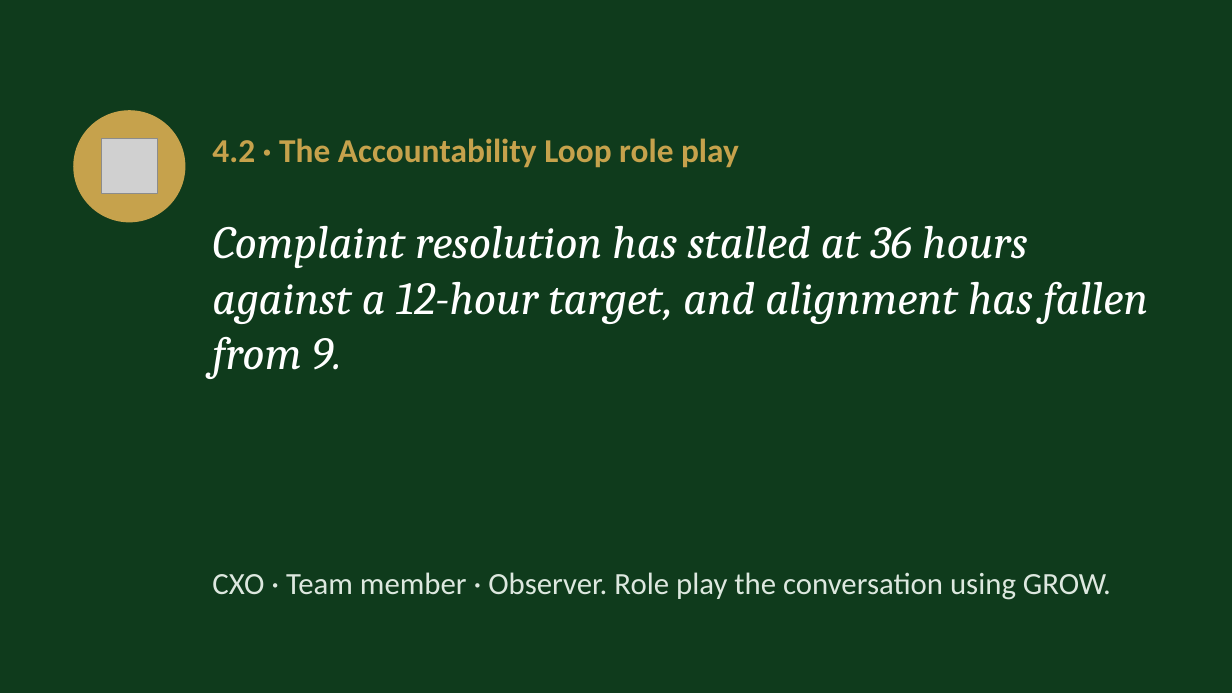
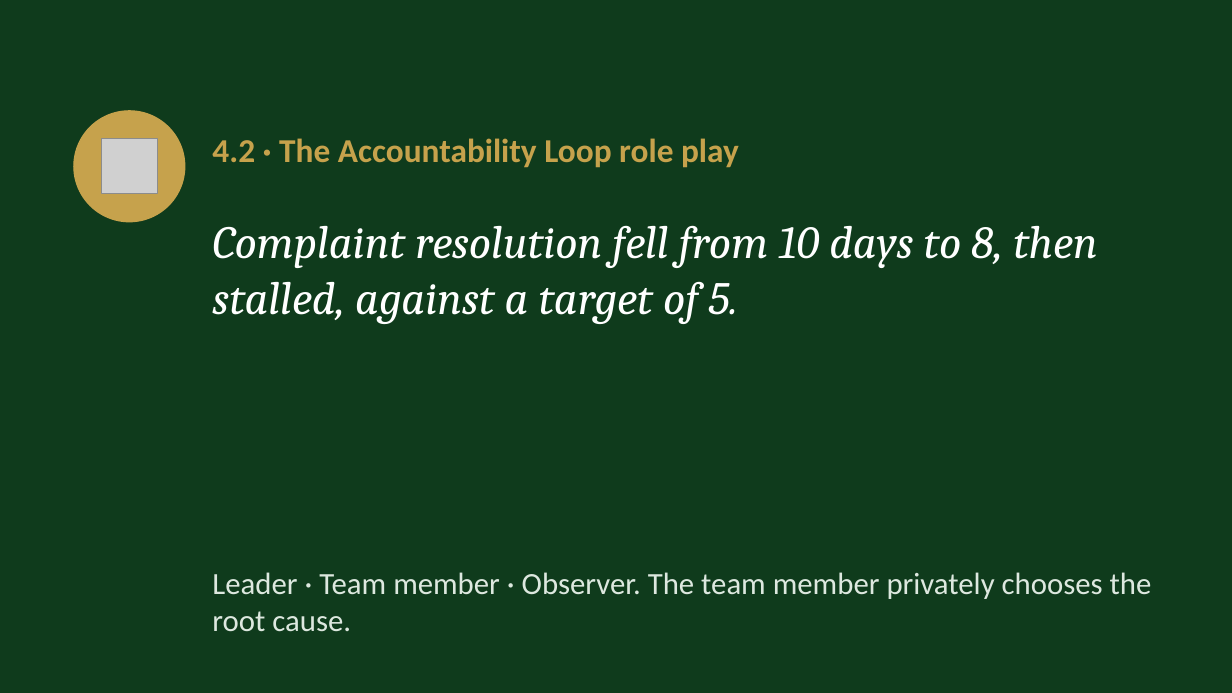
Before and after one commit to IBSL26/ibsl-platform, a slide deck: slide 19 of Unit decks/Unit 08 - Performance Measurement.pptx. Drawn at 1232x693 pixels with LibreOffice and Linux fonts; fonts in the diff are those of the drawing; grey boxes stand for pictures. Boxes give left, top, right and bottom in pixels: in the first picture for what was removed or moved away, otherwise in the second. Text is boxed around its words. In the diff, an @@ line names an element or a change of style, - is before the commit and + after.

```diff
--- a/Unit decks/Unit 08 - Performance Measurement.pptx
+++ b/Unit decks/Unit 08 - Performance Measurement.pptx
@@ text at [212,225,1097,324]: text changed @@
-Complaint resolution has stalled at 36 hours against a 12-hour target, and alignment has fallen from 9.
+Complaint resolution fell from 10 days to 8, then stalled, against a target of 5.
@@ text at [212,572,1152,632]: text changed @@
-CXO · Team member · Observer. Role play the conversation using GROW.
+Leader · Team member · Observer. The team member privately chooses the root cause.
```
Also in this commit, not shown: 5 other slides changed, 16 other files.
